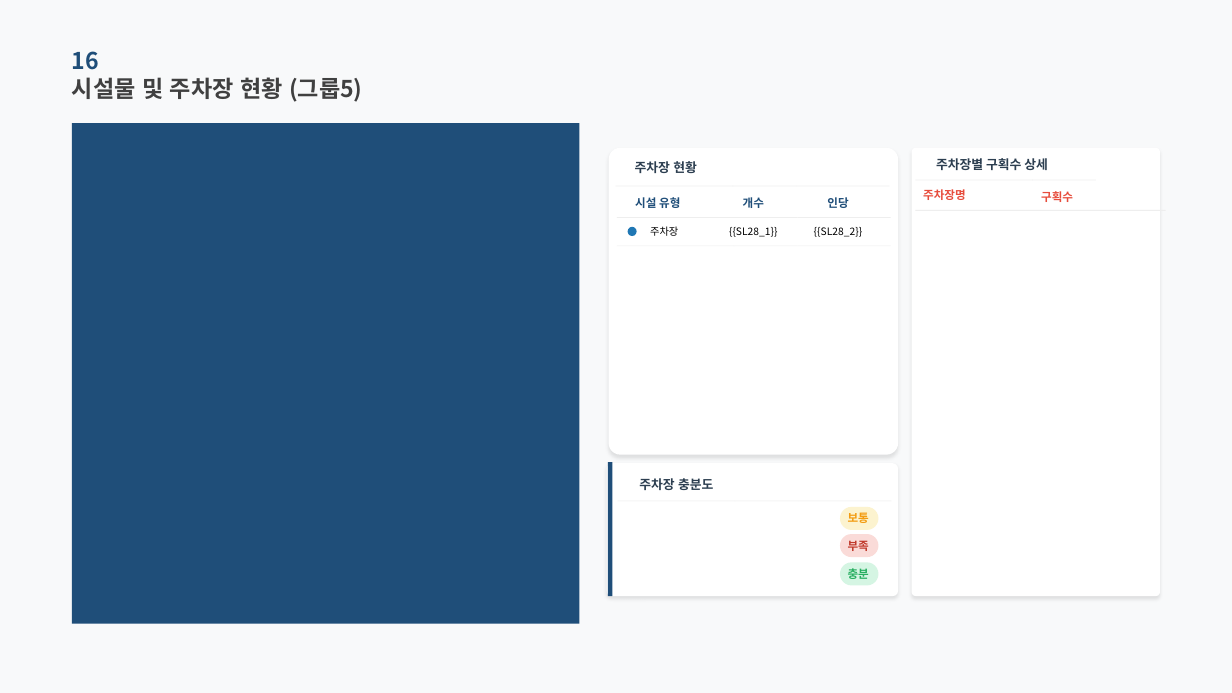
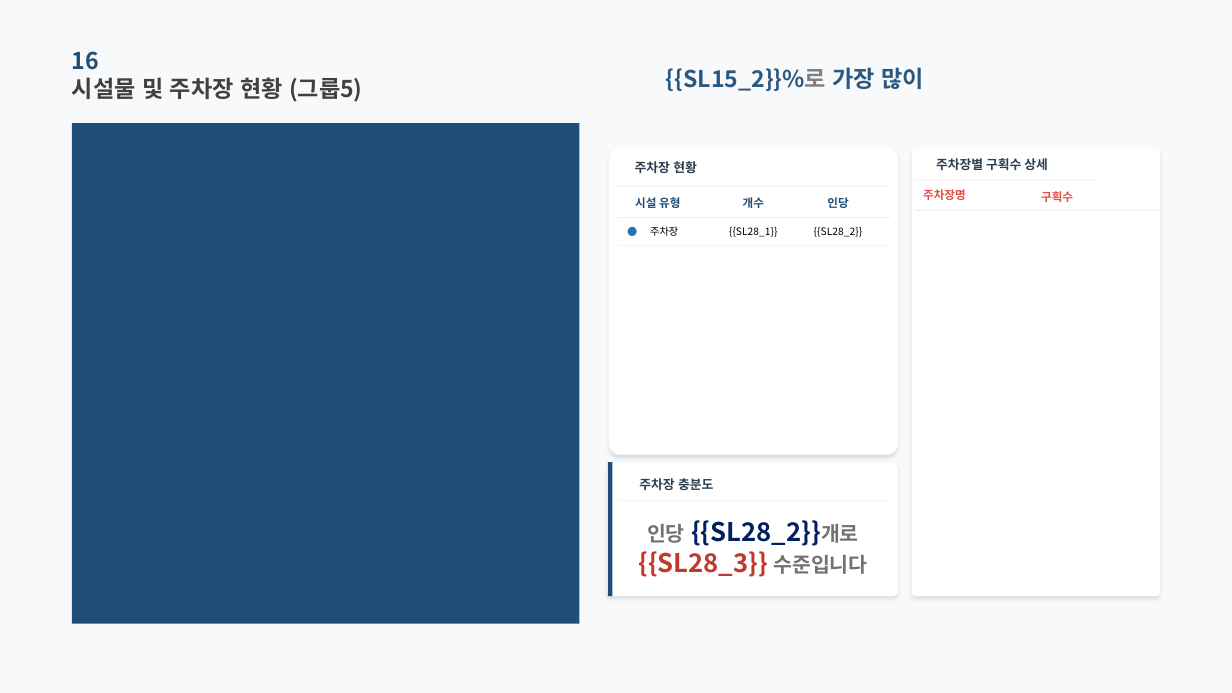
Before and after one commit to roddms/auto-report, a slide deck: slide 28 of template/master_pretendard.pptx. Drawn at 1232x693 pixels with LibreOffice and Linux fonts; fonts in the diff are those of the drawing; background and template pictures are left out. Boxes give left, top, right and bottom in pixels: in the first picture for what was removed or moved away, otherwise in the second. Text is boxed around its words. In the diff, an @@ line names an element or a change of style, - is before the commit and + after.

```diff
--- a/template/master_pretendard.pptx
+++ b/template/master_pretendard.pptx
@@ text added at box(666, 67, 925, 91), 18 pt, text #2B5880, bold @@
+{{SL15_2}}%로 가장 많이
@@ rounded rectangle removed at box(840, 507, 879, 531) @@
@@ text added at box(638, 520, 867, 577), 20 pt, text #002060, bold @@
+인당 {{SL28_2}}개로
+{{SL28_3}} 수준입니다
@@ rounded rectangle removed at box(840, 534, 879, 557) @@
@@ text removed at box(848, 512, 869, 523) @@
-보통
@@ rounded rectangle removed at box(840, 563, 879, 586) @@
@@ text removed at box(848, 540, 869, 551) @@
-부족
@@ text removed at box(848, 568, 869, 579) @@
-충분
```
Also in this commit, not shown: 2 other slides changed, 14 other files.
